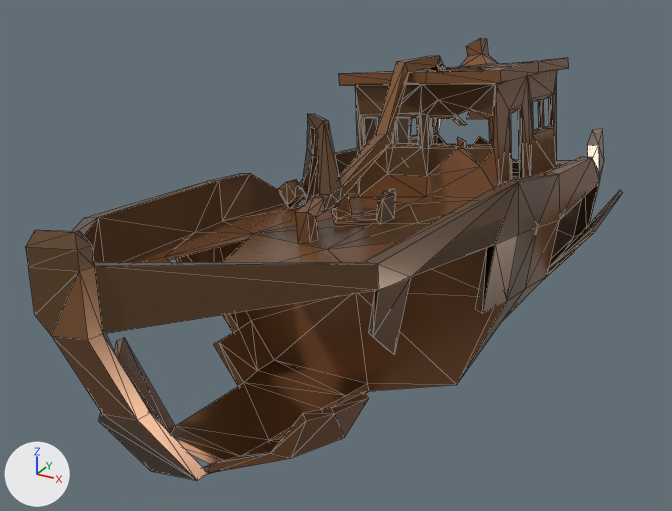
The glTF model models/ultimate-pack/low-poly-10/m/apocalypse-boat-fishing-apocalypse.glb, before and after one commit.
The view is the same before and after, from a camera (50 mm lens) standing at (8.8, -18.9, 11.5) and looking at (-1.2, -0.8, 2.5). Every picture has the same lights, and +X, +Y and +Z are marked at lower left. The older version comes first. Mesh edges are drawn as thin lines. Where no turn or scale is listed for an object, it has been applied to the vertices.

Names of what the first picture shows: 'boat-fishing-apocalypse'.
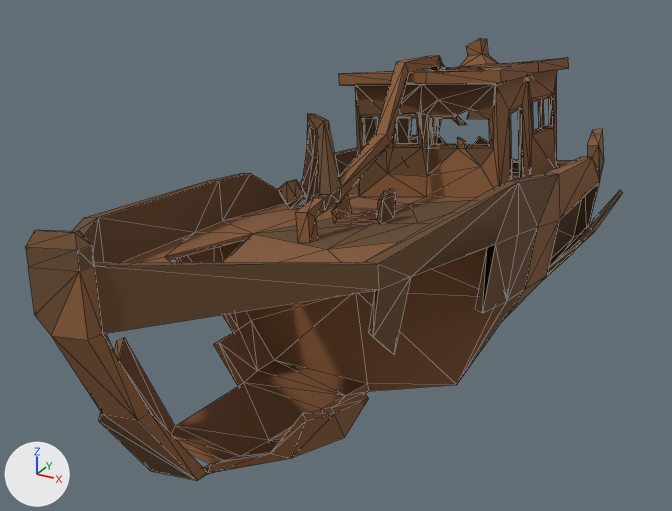
Boxes (x1, y1, x2, y2) around the edits, measured in the pictures (672 x 511 px):
'boat-fishing-apocalypse', surface changed: (26, 38, 622, 480) in both

What changed in the scene script:
```text
Change mat_10_brown_dark:
    mat_10_brown_dark.roughness: 0.272 -> 1.0
Change mat_11_brown_medium:
    mat_11_brown_medium.metallic: 0.4 -> 0.0
    mat_11_brown_medium.roughness: 0.272 -> 1.0
```
